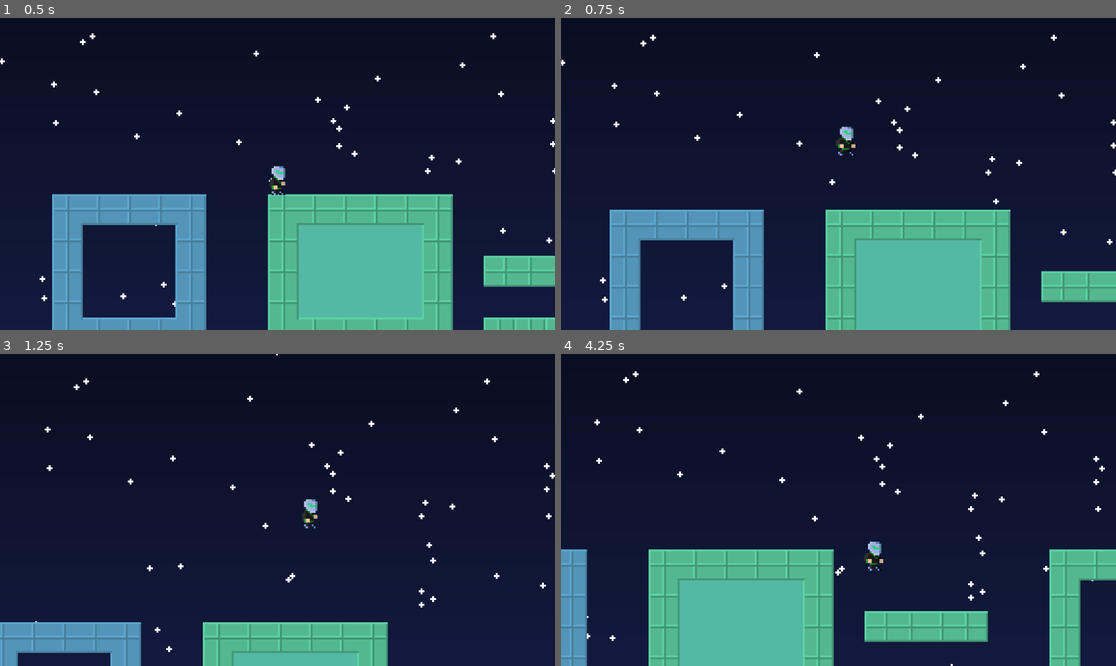
Above: before the commit, frames 1-4 (two rows, left to right).
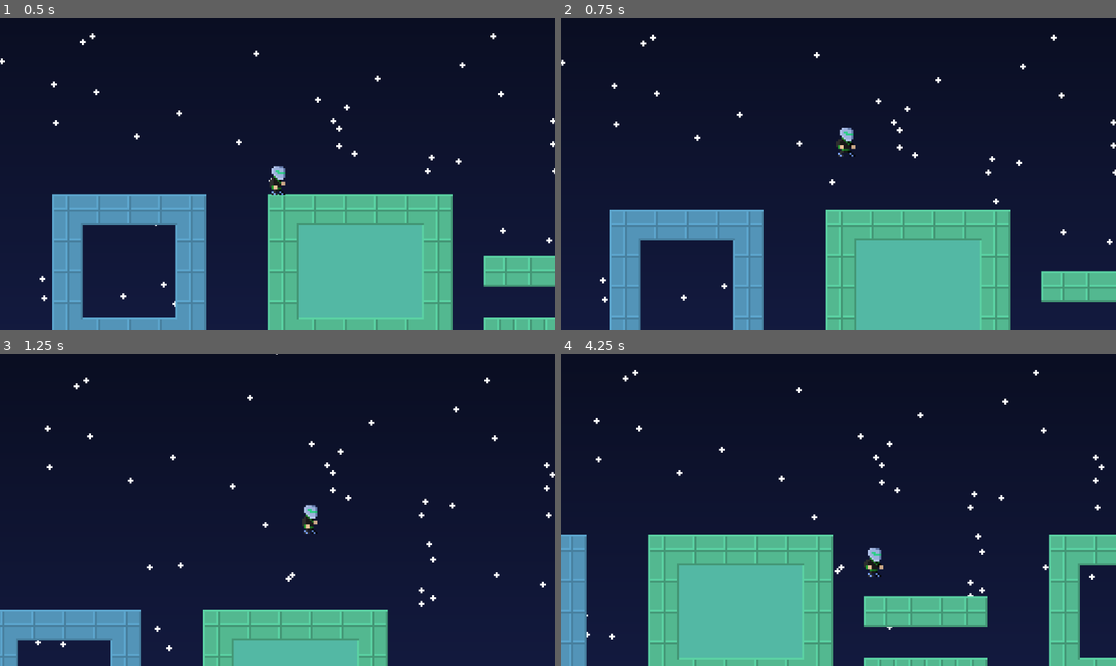
Above: after the commit, the same moments.

Repository: reneelias/Godot-2D-Platformer
Game: Godot game, scene res://Scenes/main.tscn
Same seed, same stepped clock (60 frames per second), same inputs: the game is played once before the commit and once after it.
Inputs:
- Up to frame 1 (0.5 s): no input
- Up to frame 2 (0.75 s): hold D from 0.53 s (still down); hold Space from 0.53 s (still down)
- Up to frame 3 (1.25 s): keep holding D; keep holding Space
- Up to frame 4 (4.25 s): release Space at 1.28 s; tap R at 1.35, 2.85 s; tap Space at 1.52, 1.55, 1.82, 3.02, 3.05, 3.32 s; release D at 2.03 s; hold A 2.03-2.78 s; hold Space 2.03-2.78 s; hold D from 2.78 s (still down); hold Space from 3.53 s (still down)

Frame 1 is identical in both runs. In frame 2, 0.1% of the frame differs, in the area x 49-54%, y 34-45%; in frame 3, 4.9%; in frame 4, 9.4%, in the area x 0-100%, y 5-100%.

Commit message:
add coyote frames + PlayerState + some refatoring

Diff:
--- a/2d-platformer/Scenes/main.tscn
+++ b/2d-platformer/Scenes/main.tscn
@@ -216,6 +216,6 @@
 jumpSpeed = 75
 friction = 0.1
 inAirDamp = 0.8
-jumpSpeedFrames = 14
+jumpSpeedFrames = 13
 maxVelX = 100
 jumpSpeedScaler = 0.375
--- a/2d-platformer/Scripts/CharacterController.gd
+++ b/2d-platformer/Scripts/CharacterController.gd
@@ -11,23 +11,43 @@
 @export var friction := .025
 @export var inAirDamp := .5
 @export var jumpSpeedFrames := 10
+var jumpSpeedFramesCount := 0
 @export var maxVelX = 250
-var jumpSpeedFramesCount := 0
+@export var coyoteFrames := 5
+var coyoteFramesCount := 0
 var startPos : Vector2
-
+## Used for scaling extended jump frames speed
 @export var jumpSpeedScaler := .125
 # const JUMP_SPEED_SCALER = .125
+var inputVelocity := Vector2.ZERO
 
+enum PlayerState {
+    IDLE,
+    RUN,
+    JUMP,
+    FALL
+}
+var playerState := PlayerState.IDLE
 
 func _ready():
     startPos = global_position
 
 func _physics_process(delta):
     movement()
+    updatePlayerState()
+
+func updatePlayerState():
+    if is_on_floor():
+        if inputVelocity.x != 0:
+            playerState = PlayerState.RUN
+        else:
+            playerState = PlayerState.IDLE
+    elif not is_on_floor() and velocity.y > 0:
+        playerState = PlayerState.FALL
 
 func movement():
     velocity += Vector2(0, gravityScale)
-    var inputVelocity := Vector2.ZERO
+    inputVelocity = Vector2.ZERO
 
     var moveSpeedVec := Vector2(moveSpeed, 0)
     if Input.is_key_pressed(KEY_A):
@@ -45,16 +65,25 @@
     if inputVelocity.x != 0:
         animSprite.flip_h = inputVelocity.x < 0
 
-    if Input.is_key_pressed(KEY_SPACE):
-        if is_on_floor():
-            jumpSpeedFramesCount = 0
-            velocity -= Vector2(0, jumpSpeed)
-        elif jumpSpeedFramesCount < jumpSpeedFrames:
-            jumpSpeedFramesCount += 1
-            velocity -= Vector2(0, jumpSpeed * jumpSpeedScaler * cos(float(jumpSpeedFramesCount)/jumpSpeedFrames * PI/2))
+    updateJump()
 
     if Input.is_key_pressed(KEY_R):
         global_position = startPos
         velocity = Vector2.ZERO
 
     move_and_slide()
+
+func updateJump():
+    if is_on_floor():
+        coyoteFramesCount = 0
+    else:
+        coyoteFramesCount += 1
+
+    if Input.is_key_pressed(KEY_SPACE):
+        if is_on_floor() or (coyoteFramesCount < coyoteFrames and playerState != PlayerState.JUMP):
+            jumpSpeedFramesCount = 0
+            velocity -= Vector2(0, jumpSpeed)
+            playerState = PlayerState.JUMP
+        elif jumpSpeedFramesCount < jumpSpeedFrames:
+            jumpSpeedFramesCount += 1
+            velocity -= Vector2(0, jumpSpeed * jumpSpeedScaler * cos(float(jumpSpeedFramesCount)/jumpSpeedFrames * PI/2))
